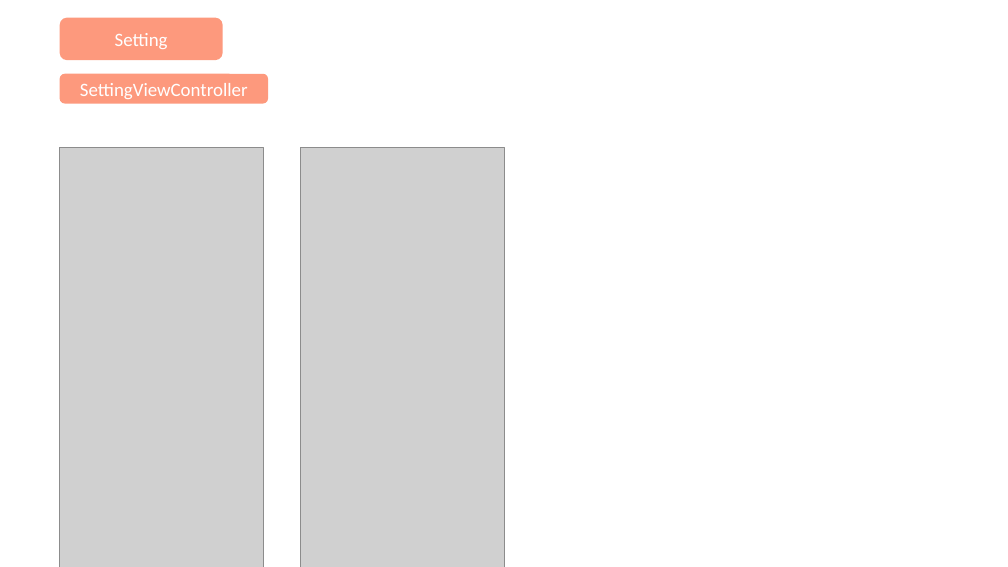
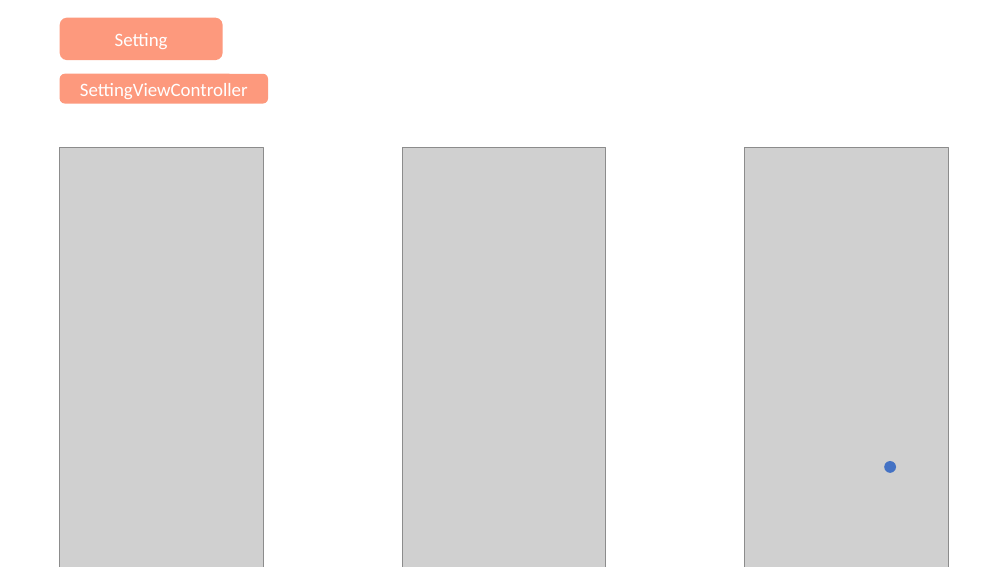
Before and after one commit to chaeHaram/University, a slide deck: slide 8 of 4-1/소프트웨어 종합설계/4주차/졸업작품 UI소개.pptx (slide 6 before the commit). Drawn at 1008x567 pixels with LibreOffice and Linux fonts; fonts in the diff are those of the drawing; grey boxes stand for pictures. Boxes give left, top, right and bottom in pixels: in the first picture for what was removed or moved away, otherwise in the second. Text is boxed around its words. In the diff, an @@ line names an element or a change of style, - is before the commit and + after.

```diff
--- a/4-1/소프트웨어 종합설계/4주차/졸업작품 UI소개.pptx
+++ b/4-1/소프트웨어 종합설계/4주차/졸업작품 UI소개.pptx
@@ picture removed at [300,147,504,567] @@
@@ picture added at [402,147,606,567] @@
@@ picture added at [745,147,948,567] @@
@@ ellipse added at [885,461,897,473], fill #4472C4 @@
```
Also in this commit, not shown: 4 other slides changed, 2 slides added, 12 other files.
